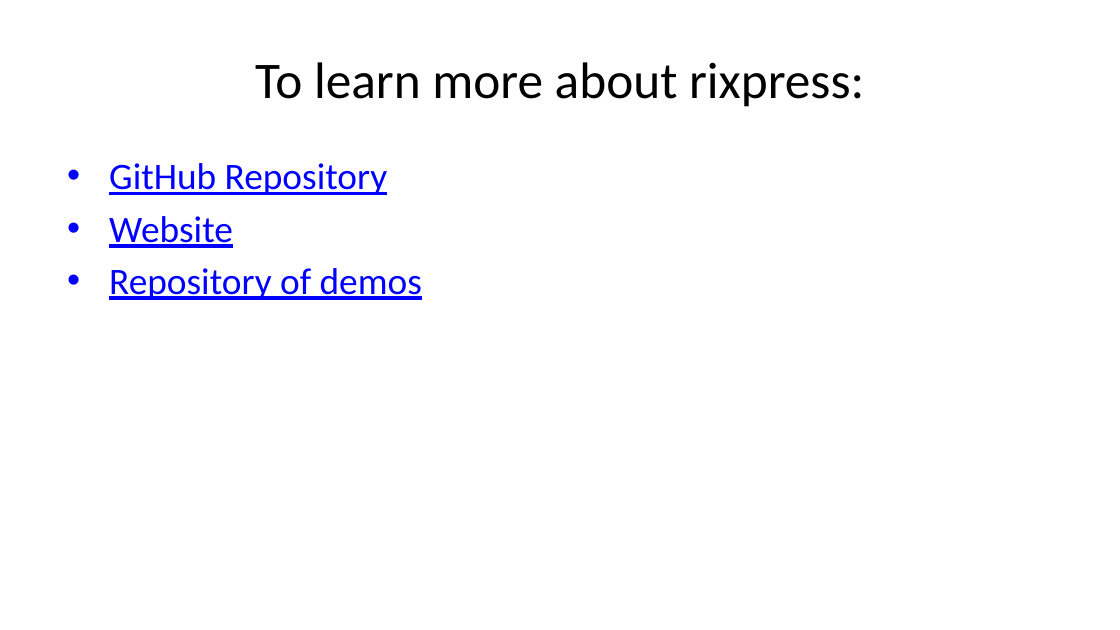
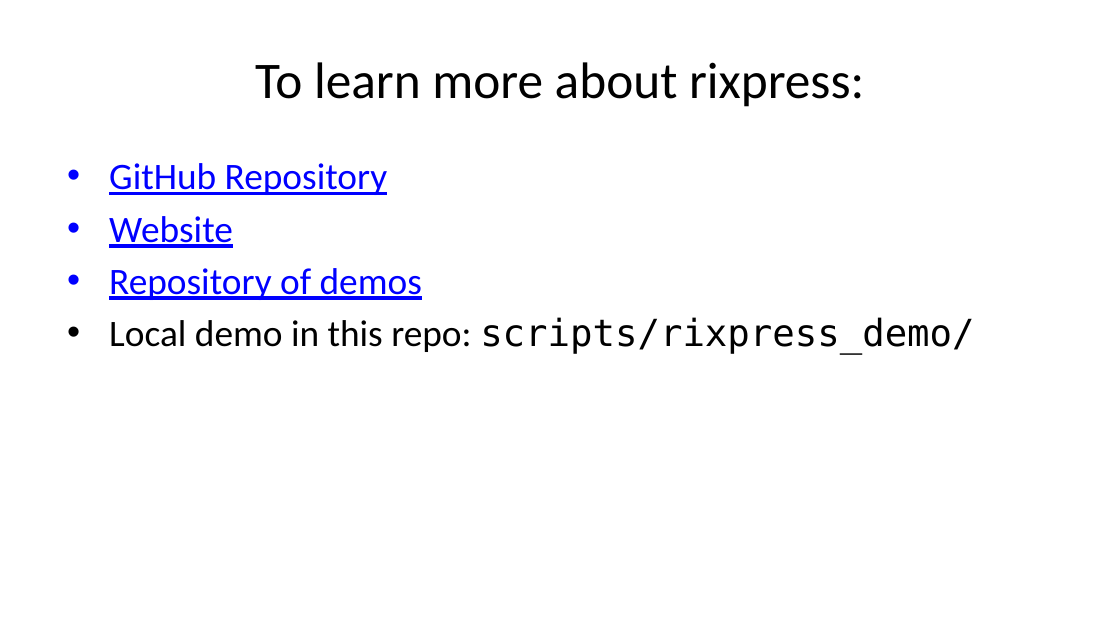
Before and after one commit to b-rodrigues/r_pharma_26, a slide deck: slide 19 of docs/index.pptx. Drawn at 1120x630 pixels with LibreOffice and Linux fonts; fonts in the diff are those of the drawing. Boxes give left, top, right and bottom in pixels: in the first picture for what was removed or moved away, otherwise in the second. Text is boxed around its words. In the diff, an @@ line names an element or a change of style, - is before the commit and + after.

```diff
--- a/docs/index.pptx
+++ b/docs/index.pptx
@@ text at (109, 317, 974, 354): paragraph added @@
+• Local demo in this repo: scripts/rixpress_demo/
```
Also in this commit, not shown: 8 other slides changed, 2 slides added, 1 slide removed, 23 other files.
